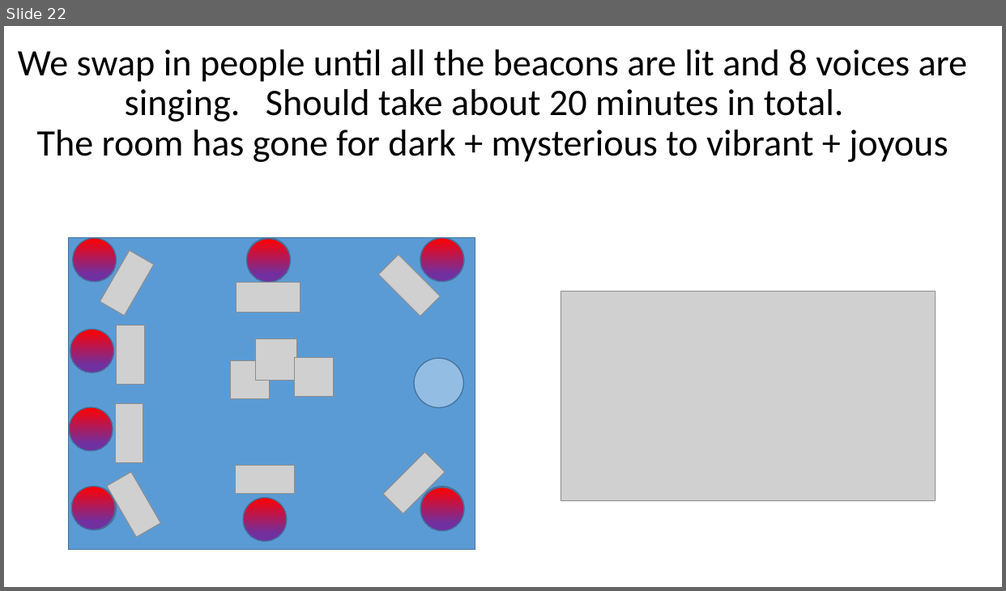
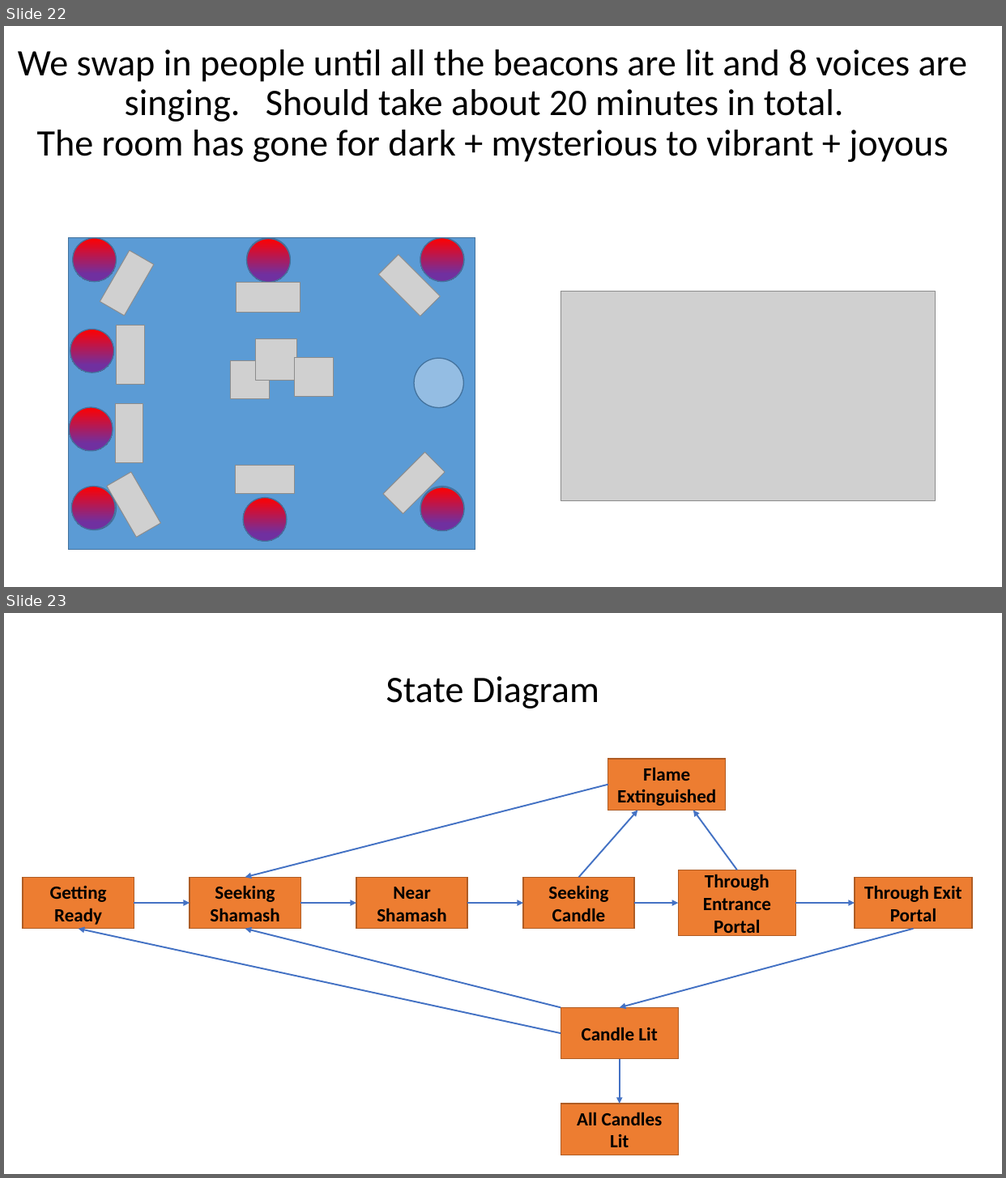
Before and after one commit to mmandel/8Nights2, a slide deck: docs/8NightsVRDesign_Rev2.pptx. Shown one above the other, each under a label of ours: slide 22 before the commit, slides 22 and 23 after it. The pictures are 1006x591 and 1006x1178 pixels, drawn with LibreOffice and Linux fonts; fonts in the diff are those of the drawing; grey boxes stand for pictures. Boxes give left, top, right and bottom in pixels: in the first picture for what was removed or moved away, otherwise in the second. Text is boxed around its words. In the diff, an @@ line names an element or a change of style, - is before the commit and + after.

```diff
--- a/docs/8NightsVRDesign_Rev2.pptx
+++ b/docs/8NightsVRDesign_Rev2.pptx
@@ slide 23 added at bbox=[4, 613, 1002, 1174], background #FFFFFF @@
@@ title added at bbox=[386, 676, 599, 709], 36 pt, text #000000 @@
+State Diagram
@@ rectangle added at bbox=[608, 759, 726, 811], fill #ED7D31, outline #AF5C24 1 pt, 18 pt, text #000000, bold @@
+Flame Extinguished
@@ arrow added from (608, 785) to (245, 877), #4472C4 1.5 pt @@
@@ arrow added from (579, 877) to (638, 811), #4472C4 1.5 pt @@
@@ arrow added from (737, 870) to (693, 811), #4472C4 1.5 pt @@
@@ rectangle added at bbox=[23, 877, 134, 929], fill #ED7D31, outline #AF5C24 1 pt, 18 pt, text #000000, bold @@
+Getting Ready
@@ rectangle added at bbox=[189, 877, 300, 929], fill #ED7D31, outline #AF5C24 1 pt, 18 pt, text #000000, bold @@
+Seeking Shamash
@@ rectangle added at bbox=[356, 877, 467, 929], fill #ED7D31, outline #AF5C24 1 pt, 18 pt, text #000000, bold @@
+Near Shamash
@@ rectangle added at bbox=[523, 877, 634, 929], fill #ED7D31, outline #AF5C24 1 pt, 18 pt, text #000000, bold @@
+Seeking Candle
@@ rectangle added at bbox=[679, 870, 796, 935], fill #ED7D31, outline #AF5C24 1 pt, 18 pt, text #000000, bold @@
+Through Entrance Portal
@@ rectangle added at bbox=[854, 877, 972, 929], fill #ED7D31, outline #AF5C24 1 pt, 18 pt, text #000000, bold @@
+Through Exit Portal
@@ arrow added from (134, 904) to (189, 904), #4472C4 1.5 pt @@
@@ arrow added from (300, 904) to (356, 904), #4472C4 1.5 pt @@
@@ arrow added from (467, 904) to (523, 904), #4472C4 1.5 pt @@
@@ arrow added from (634, 904) to (679, 904), #4472C4 1.5 pt @@
@@ arrow added from (796, 904) to (854, 904), #4472C4 1.5 pt @@
@@ arrow added from (561, 1033) to (78, 929), #4472C4 1.5 pt @@
@@ arrow added from (561, 1007) to (245, 929), #4472C4 1.5 pt @@
@@ arrow added from (914, 929) to (620, 1007), #4472C4 1.5 pt @@
@@ rectangle added at bbox=[561, 1007, 679, 1059], fill #ED7D31, outline #AF5C24 1 pt, 18 pt, text #000000, bold @@
+Candle Lit
@@ arrow added from (620, 1059) to (620, 1104), #4472C4 1.5 pt @@
@@ rectangle added at bbox=[561, 1104, 679, 1156], fill #ED7D31, outline #AF5C24 1 pt, 18 pt, text #000000, bold @@
+All Candles Lit
```
Also in this commit, not shown: 45 other files.
